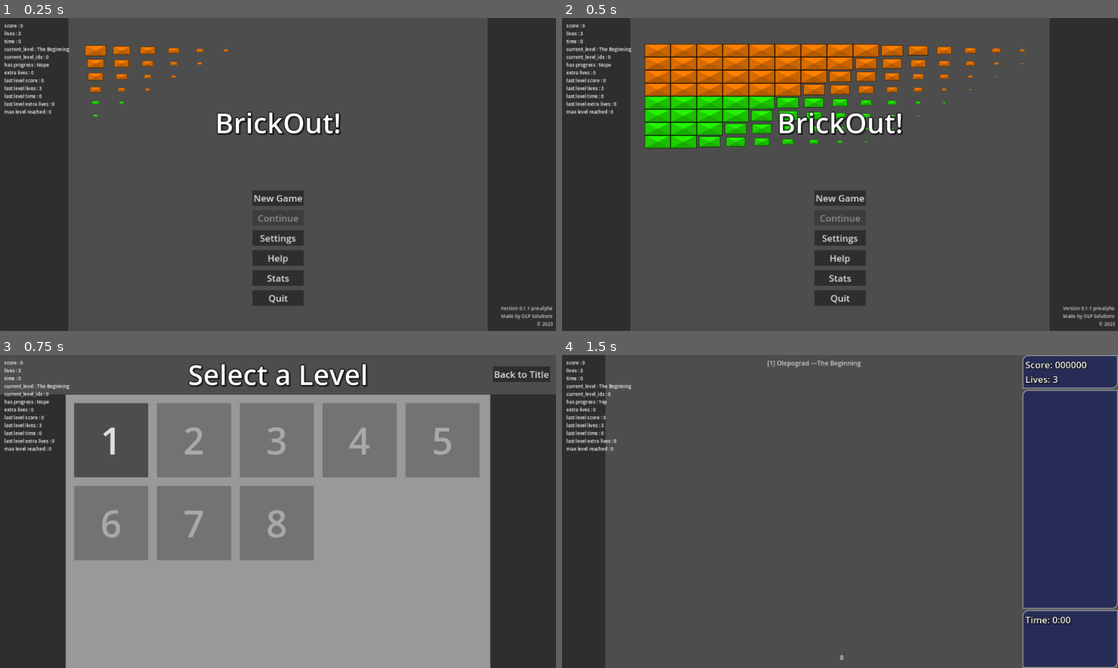
Above: before the commit, frames 1-4 (two rows, left to right).
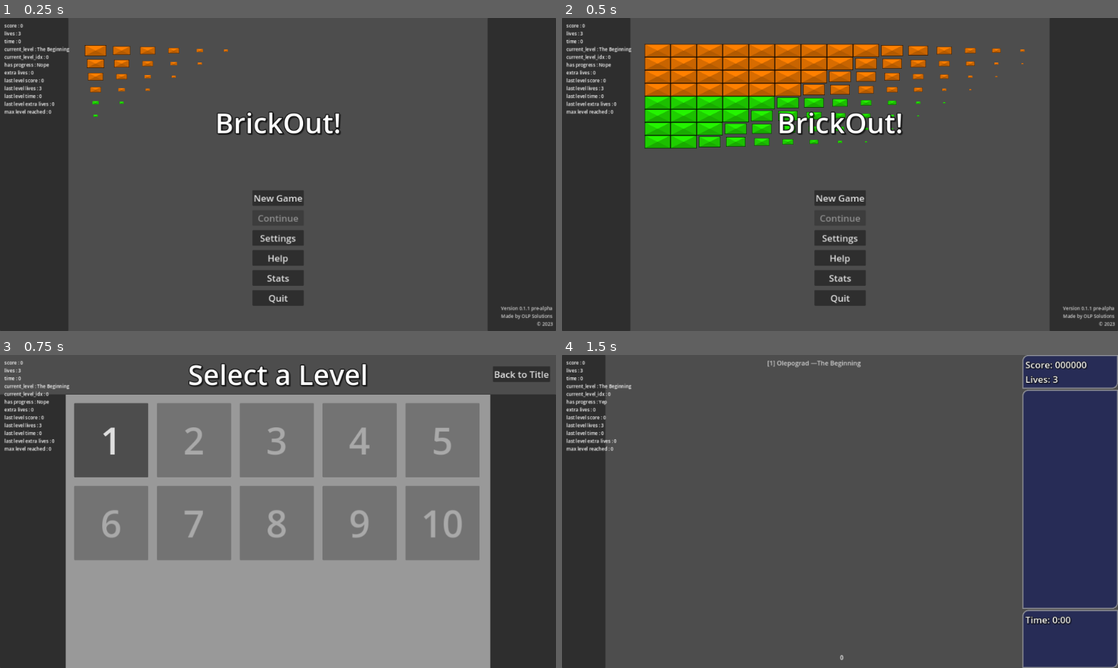
Above: after the commit, the same moments.

Repository: O-39889/brickout
Game: Godot game, scene res://scenes/title_screen.tscn
The game is run twice, just before and just after one commit, with the same random seed, the same clock (stepped at 60 frames per second) and the same inputs. The engine's default icon, where the game draws it, is replaced by a stand-in: a white triangle on a blue panel in a dark square.
Inputs:
- Up to frame 1 (0.25 s): no input
- Up to frame 2 (0.5 s): no input
- Up to frame 3 (0.75 s): click "New Game" at 0.5 s
- Up to frame 4 (1.5 s): click "1" at 1.25 s

Frames 1-2 are identical in both runs. In frame 3, 5.9% of the frame differs, in the area x 58-87%, y 41-66%; in frame 4, nothing differs.

Commit message:
Add some new levels idk?

Diff:
--- /dev/null
+++ b/scenes/levels_new/main_campaign/awawawa_2.tscn
@@ -0,0 +1,258 @@
+[gd_scene load_steps=9 format=3 uid="uid://dougqyuw1j16e"]
+
+[ext_resource type="PackedScene" uid="uid://cljyfysqemsgw" path="res://scenes/level.tscn" id="1_wqye5"]
+[ext_resource type="Script" path="res://scripts/main_level.gd" id="2_l6cgf"]
+[ext_resource type="PackedScene" uid="uid://c0pvsntagt4y6" path="res://scenes/level_components/ball_component.tscn" id="3_qhyny"]
+[ext_resource type="PackedScene" uid="uid://coqsjdil7pruh" path="res://scenes/level_components/brick_component.tscn" id="4_v3701"]
+[ext_resource type="PackedScene" uid="uid://blofikyc7x7vn" path="res://scenes/RegularBrick.tscn" id="5_66dif"]
+[ext_resource type="PackedScene" uid="uid://clcdnhk8jx7nc" path="res://scenes/super_unbreakable_brick.tscn" id="6_ead8t"]
+[ext_resource type="PackedScene" uid="uid://jeo4t2v7ja84" path="res://scenes/level_components/powerup_component.tscn" id="7_4tgnu"]
+
+[sub_resource type="LabelSettings" id="LabelSettings_kwewi"]
+font_size = 22
+font_color = Color(1, 1, 1, 0.752941)
+
+[node name="MainLevelGameplay" instance=ExtResource("1_wqye5")]
+script = ExtResource("2_l6cgf")
+level_name = "Oh come on, you seriously didn't think there wasn't going to be a level like this?"
+level_author = "Olepograd"
+allow_level_finish_powerup = true
+
+[node name="BallComponent" parent="." index="2" instance=ExtResource("3_qhyny")]
+metadata/_edit_lock_ = true
+
+[node name="BrickComponent" parent="." index="3" instance=ExtResource("4_v3701")]
+metadata/_edit_lock_ = true
+
+[node name="Brick" parent="BrickComponent" index="0" instance=ExtResource("5_66dif")]
+position = Vector2(540, 248)
+
+[node name="Brick2" parent="BrickComponent" index="1" instance=ExtResource("5_66dif")]
+position = Vector2(540, 293)
+
+[node name="Brick3" parent="BrickComponent" index="2" instance=ExtResource("5_66dif")]
+position = Vector2(630, 248)
+
+[node name="Brick58" parent="BrickComponent" index="3" instance=ExtResource("5_66dif")]
+position = Vector2(630, 203)
+color = 4
+
+[node name="Brick59" parent="BrickComponent" index="4" instance=ExtResource("5_66dif")]
+position = Vector2(630, 158)
+color = 4
+
+[node name="Brick60" parent="BrickComponent" index="5" instance=ExtResource("5_66dif")]
+position = Vector2(540, 113)
+color = 4
+
+[node name="Brick61" parent="BrickComponent" index="6" instance=ExtResource("5_66dif")]
+position = Vector2(810, 203)
+color = 4
+
+[node name="Brick62" parent="BrickComponent" index="7" instance=ExtResource("5_66dif")]
+position = Vector2(810, 158)
+color = 4
+
+[node name="Brick63" parent="BrickComponent" index="8" instance=ExtResource("5_66dif")]
+position = Vector2(900, 113)
+color = 4
+
+[node name="Brick4" parent="BrickComponent" index="9" instance=ExtResource("5_66dif")]
+position = Vector2(630, 293)
+
+[node name="Brick5" parent="BrickComponent" index="10" instance=ExtResource("5_66dif")]
+position = Vector2(720, 248)
+
+[node name="Brick6" parent="BrickComponent" index="11" instance=ExtResource("5_66dif")]
+position = Vector2(720, 293)
+
+[node name="Brick7" parent="BrickComponent" index="12" instance=ExtResource("5_66dif")]
+position = Vector2(810, 248)
+
+[node name="Brick8" parent="BrickComponent" index="13" instance=ExtResource("5_66dif")]
+position = Vector2(810, 293)
+
+[node name="Brick9" parent="BrickComponent" index="14" instance=ExtResource("5_66dif")]
+position = Vector2(900, 248)
+
+[node name="Brick10" parent="BrickComponent" index="15" instance=ExtResource("5_66dif")]
+position = Vector2(900, 293)
+
+[node name="Brick13" parent="BrickComponent" index="16" instance=ExtResource("5_66dif")]
+position = Vector2(540, 428)
+
+[node name="Brick14" parent="BrickComponent" index="17" instance=ExtResource("5_66dif")]
+position = Vector2(540, 473)
+
+[node name="Brick17" parent="BrickComponent" index="18" instance=ExtResource("5_66dif")]
+position = Vector2(630, 428)
+
+[node name="Brick18" parent="BrickComponent" index="19" instance=ExtResource("5_66dif")]
+position = Vector2(630, 473)
+
+[node name="Brick25" parent="BrickComponent" index="20" instance=ExtResource("5_66dif")]
+position = Vector2(720, 428)
+
+[node name="Brick26" parent="BrickComponent" index="21" instance=ExtResource("5_66dif")]
+position = Vector2(720, 473)
+
+[node name="Brick31" parent="BrickComponent" index="22" instance=ExtResource("5_66dif")]
+position = Vector2(990, 428)
+
+[node name="Brick32" parent="BrickComponent" index="23" instance=ExtResource("5_66dif")]
+position = Vector2(990, 473)
+
+[node name="Brick37" parent="BrickComponent" index="24" instance=ExtResource("5_66dif")]
+position = Vector2(1080, 428)
+
+[node name="Brick38" parent="BrickComponent" index="25" instance=ExtResource("5_66dif")]
+position = Vector2(1080, 473)
+
+[node name="Brick33" parent="BrickComponent" index="26" instance=ExtResource("5_66dif")]
+position = Vector2(360, 428)
+
+[node name="Brick34" parent="BrickComponent" index="27" instance=ExtResource("5_66dif")]
+position = Vector2(360, 473)
+
+[node name="Brick35" parent="BrickComponent" index="28" instance=ExtResource("5_66dif")]
+position = Vector2(450, 428)
+
+[node name="Brick36" parent="BrickComponent" index="29" instance=ExtResource("5_66dif")]
+position = Vector2(450, 473)
+
+[node name="Brick27" parent="BrickComponent" index="30" instance=ExtResource("5_66dif")]
+position = Vector2(810, 428)
+
+[node name="Brick28" parent="BrickComponent" index="31" instance=ExtResource("5_66dif")]
+position = Vector2(810, 473)
+
+[node name="Brick55" parent="BrickComponent" index="32" instance=ExtResource("5_66dif")]
+position = Vector2(810, 518)
+protected_sides = 4
+
+[node name="Brick56" parent="BrickComponent" index="33" instance=ExtResource("5_66dif")]
+position = Vector2(720, 518)
+protected_sides = 4
+
+[node name="Brick57" parent="BrickComponent" index="34" instance=ExtResource("5_66dif")]
+position = Vector2(630, 518)
+protected_sides = 4
+
+[node name="Brick29" parent="BrickComponent" index="35" instance=ExtResource("5_66dif")]
+position = Vector2(900, 428)
+
+[node name="Brick30" parent="BrickComponent" index="36" instance=ExtResource("5_66dif")]
+position = Vector2(900, 473)
+
+[node name="Brick11" parent="BrickComponent" index="37" instance=ExtResource("5_66dif")]
+position = Vector2(540, 338)
+
+[node name="Brick12" parent="BrickComponent" index="38" instance=ExtResource("5_66dif")]
+position = Vector2(540, 383)
+
+[node name="Brick15" parent="BrickComponent" index="39" instance=ExtResource("5_66dif")]
+position = Vector2(720, 338)
+
+[node name="Brick16" parent="BrickComponent" index="40" instance=ExtResource("5_66dif")]
+position = Vector2(720, 383)
+
+[node name="Brick19" parent="BrickComponent" index="41" instance=ExtResource("5_66dif")]
+position = Vector2(900, 338)
+
+[node name="Brick20" parent="BrickComponent" index="42" instance=ExtResource("5_66dif")]
+position = Vector2(900, 383)
+
+[node name="Brick21" parent="BrickComponent" index="43" instance=ExtResource("5_66dif")]
+position = Vector2(990, 338)
+
+[node name="Brick22" parent="BrickComponent" index="44" instance=ExtResource("5_66dif")]
+position = Vector2(990, 383)
+
+[node name="Brick39" parent="BrickComponent" index="45" instance=ExtResource("5_66dif")]
+position = Vector2(1080, 608)
+
+[node name="Brick40" parent="BrickComponent" index="46" instance=ExtResource("5_66dif")]
+position = Vector2(1080, 518)
+
+[node name="Brick41" parent="BrickComponent" index="47" instance=ExtResource("5_66dif")]
+position = Vector2(1080, 563)
+
+[node name="Brick45" parent="BrickComponent" index="48" instance=ExtResource("5_66dif")]
+position = Vector2(900, 608)
+protected_sides = 14
+
+[node name="Brick46" parent="BrickComponent" index="49" instance=ExtResource("5_66dif")]
+position = Vector2(900, 518)
+protected_sides = 2
+
+[node name="Brick47" parent="BrickComponent" index="50" instance=ExtResource("5_66dif")]
+position = Vector2(900, 563)
+protected_sides = 10
+
+[node name="Brick48" parent="BrickComponent" index="51" instance=ExtResource("5_66dif")]
+position = Vector2(540, 608)
+protected_sides = 14
+
+[node name="Brick49" parent="BrickComponent" index="52" instance=ExtResource("5_66dif")]
+position = Vector2(540, 518)
+protected_sides = 8
+
+[node name="Brick50" parent="BrickComponent" index="53" instance=ExtResource("5_66dif")]
+position = Vector2(540, 563)
+protected_sides = 10
+
+[node name="Brick51" parent="BrickComponent" index="54" instance=ExtResource("5_66dif")]
+position = Vector2(630, 698)
+
+[node name="Brick52" parent="BrickComponent" index="55" instance=ExtResource("5_66dif")]
+position = Vector2(630, 653)
+
+[node name="Brick53" parent="BrickComponent" index="56" instance=ExtResource("5_66dif")]
+position = Vector2(810, 698)
+
+[node name="Brick54" parent="BrickComponent" index="57" instance=ExtResource("5_66dif")]
+position = Vector2(810, 653)
+
+[node name="Brick42" parent="BrickComponent" index="58" instance=ExtResource("5_66dif")]
+position = Vector2(360, 608)
+
+[node name="Brick43" parent="BrickComponent" index="59" instance=ExtResource("5_66dif")]
+position = Vector2(360, 518)
+
+[node name="Brick44" parent="BrickComponent" index="60" instance=ExtResource("5_66dif")]
+position = Vector2(360, 563)
+
+[node name="Brick23" parent="BrickComponent" index="61" instance=ExtResource("5_66dif")]
+position = Vector2(450, 338)
+
+[node name="Brick24" parent="BrickComponent" index="62" instance=ExtResource("5_66dif")]
+position = Vector2(450, 383)
+
+[node name="SuperUnbreakableBrick" parent="BrickComponent" index="63" instance=ExtResource("6_ead8t")]
+position = Vector2(630, 338)
+
+[node name="SuperUnbreakableBrick2" parent="BrickComponent" index="64" instance=ExtResource("6_ead8t")]
+position = Vector2(630, 383)
+
+[node name="SuperUnbreakableBrick3" parent="BrickComponent" index="65" instance=ExtResource("6_ead8t")]
+position = Vector2(810, 383)
+
+[node name="SuperUnbreakableBrick4" parent="BrickComponent" index="66" instance=ExtResource("6_ead8t")]
+position = Vector2(810, 338)
+
+[node name="PowerupComponent" parent="." index="4" instance=ExtResource("7_4tgnu")]
+metadata/_edit_lock_ = true
+
+[node name="CanvasLayer" type="CanvasLayer" parent="." index="5"]
+
+[node name="LevelAuthorName" type="Label" parent="CanvasLayer" index="0"]
+unique_name_in_owner = true
+anchors_preset = 5
+anchor_left = 0.5
+anchor_right = 0.5
+offset_top = 12.0
+grow_horizontal = 2
+text = "Author Name — Level Name"
+label_settings = SubResource("LabelSettings_kwewi")
+horizontal_alignment = 1
+metadata/_edit_lock_ = true
--- a/scenes/levels_new/main_campaign/reinforced_2.tscn
+++ b/scenes/levels_new/main_campaign/reinforced_2.tscn
@@ -1,10 +1,12 @@
-[gd_scene load_steps=7 format=3 uid="uid://dvu5qfbgsbgbx"]
+[gd_scene load_steps=9 format=3 uid="uid://dvu5qfbgsbgbx"]
 
 [ext_resource type="PackedScene" uid="uid://cljyfysqemsgw" path="res://scenes/level.tscn" id="1_ox4qi"]
 [ext_resource type="Script" path="res://scripts/main_level.gd" id="2_4mmp4"]
 [ext_resource type="PackedScene" uid="uid://c0pvsntagt4y6" path="res://scenes/level_components/ball_component.tscn" id="3_mma0u"]
 [ext_resource type="PackedScene" uid="uid://coqsjdil7pruh" path="res://scenes/level_components/brick_component.tscn" id="4_daehn"]
+[ext_resource type="PackedScene" uid="uid://blofikyc7x7vn" path="res://scenes/RegularBrick.tscn" id="5_f8iks"]
 [ext_resource type="PackedScene" uid="uid://jeo4t2v7ja84" path="res://scenes/level_components/powerup_component.tscn" id="6_6arp6"]
+[ext_resource type="PackedScene" uid="uid://blefa03mpdv8b" path="res://scenes/unbreakable_brick.tscn" id="6_ilrul"]
 
 [sub_resource type="LabelSettings" id="LabelSettings_kwewi"]
 font_size = 22
@@ -22,6 +24,318 @@
 
 [node name="BrickComponent" parent="." index="3" instance=ExtResource("4_daehn")]
 metadata/_edit_lock_ = true
+
+[node name="Brick" parent="BrickComponent" index="0" instance=ExtResource("5_f8iks")]
+position = Vector2(765, 608)
+color = 3
+protected_sides = 4
+
+[node name="Brick2" parent="BrickComponent" index="1" instance=ExtResource("5_f8iks")]
+position = Vector2(855, 608)
+color = 3
+protected_sides = 4
+
+[node name="Brick3" parent="BrickComponent" index="2" instance=ExtResource("5_f8iks")]
+position = Vector2(675, 608)
+color = 3
+protected_sides = 4
+
+[node name="Brick4" parent="BrickComponent" index="3" instance=ExtResource("5_f8iks")]
+position = Vector2(585, 608)
+color = 3
+protected_sides = 4
+
+[node name="Brick6" parent="BrickComponent" index="4" instance=ExtResource("5_f8iks")]
+position = Vector2(495, 608)
+color = 3
+protected_sides = 4
+
+[node name="Brick17" parent="BrickComponent" index="5" instance=ExtResource("5_f8iks")]
+position = Vector2(405, 608)
+is_shimmering = true
+color = 2
+protected_sides = 12
+
+[node name="Brick21" parent="BrickComponent" index="6" instance=ExtResource("5_f8iks")]
+position = Vector2(585, 248)
+color = 2
+protected_sides = 3
+
+[node name="Brick23" parent="BrickComponent" index="7" instance=ExtResource("5_f8iks")]
+position = Vector2(945, 248)
+color = 2
+protected_sides = 1
+
+[node name="Brick24" parent="BrickComponent" index="8" instance=ExtResource("5_f8iks")]
+position = Vector2(495, 248)
+color = 2
+protected_sides = 1
+
+[node name="Brick22" parent="BrickComponent" index="9" instance=ExtResource("5_f8iks")]
+position = Vector2(855, 248)
+color = 2
+protected_sides = 9
+
+[node name="Brick25" parent="BrickComponent" index="10" instance=ExtResource("5_f8iks")]
+position = Vector2(765, 248)
+color = 5
+
+[node name="Brick26" parent="BrickComponent" index="11" instance=ExtResource("5_f8iks")]
+position = Vector2(675, 248)
+color = 5
+
+[node name="Brick27" parent="BrickComponent" index="12" instance=ExtResource("5_f8iks")]
+position = Vector2(675, 293)
+is_shimmering = true
+color = 2
+
+[node name="Brick29" parent="BrickComponent" index="13" instance=ExtResource("5_f8iks")]
+position = Vector2(765, 293)
+is_shimmering = true
+color = 2
+
+[node name="Brick28" parent="BrickComponent" index="14" instance=ExtResource("5_f8iks")]
+position = Vector2(585, 293)
+color = 2
+
+[node name="Brick30" parent="BrickComponent" index="15" instance=ExtResource("5_f8iks")]
+position = Vector2(945, 293)
+color = 2
+
+[node name="Brick68" parent="BrickComponent" index="16" instance=ExtResource("5_f8iks")]
+position = Vector2(855, 293)
+color = 2
+
+[node name="Brick31" parent="BrickComponent" index="17" instance=ExtResource("5_f8iks")]
+position = Vector2(495, 293)
+color = 2
+
+[node name="Brick32" parent="BrickComponent" index="18" instance=ExtResource("5_f8iks")]
+position = Vector2(495, 338)
+color = 3
+
+[node name="Brick33" parent="BrickComponent" index="19" instance=ExtResource("5_f8iks")]
+position = Vector2(585, 383)
+color = 3
+
+[node name="Brick34" parent="BrickComponent" index="20" instance=ExtResource("5_f8iks")]
+position = Vector2(675, 428)
+color = 3
+
+[node name="Brick43" parent="BrickComponent" index="21" instance=ExtResource("5_f8iks")]
+position = Vector2(675, 338)
+color = 3
+
+[node name="Brick45" parent="BrickComponent" index="22" instance=ExtResource("5_f8iks")]
+position = Vector2(585, 473)
+color = 3
+
+[node name="Brick46" parent="BrickComponent" index="23" instance=ExtResource("5_f8iks")]
+position = Vector2(495, 518)
+color = 3
+
+[node name="Brick47" parent="BrickComponent" index="24" instance=ExtResource("5_f8iks")]
+position = Vector2(585, 563)
+color = 3
+
+[node name="Brick48" parent="BrickComponent" index="25" instance=ExtResource("5_f8iks")]
+position = Vector2(675, 518)
+color = 3
+
+[node name="Brick49" parent="BrickComponent" index="26" instance=ExtResource("5_f8iks")]
+position = Vector2(765, 563)
+color = 3
+
+[node name="Brick50" parent="BrickComponent" index="27" instance=ExtResource("5_f8iks")]
+position = Vector2(855, 563)
+color = 2
+
+[node name="Brick51" parent="BrickComponent" index="28" instance=ExtResource("5_f8iks")]
+position = Vector2(945, 518)
+color = 2
+
+[node name="Brick52" parent="BrickComponent" index="29" instance=ExtResource("5_f8iks")]
+position = Vector2(855, 473)
+color = 2
+
+[node name="Brick53" parent="BrickComponent" index="30" instance=ExtResource("5_f8iks")]
+position = Vector2(945, 428)
+color = 2
+
+[node name="Brick54" parent="BrickComponent" index="31" instance=ExtResource("5_f8iks")]
+position = Vector2(855, 383)
+color = 2
+
+[node name="Brick55" parent="BrickComponent" index="32" instance=ExtResource("5_f8iks")]
+position = Vector2(945, 338)
+color = 2
+
+[node name="Brick56" parent="BrickComponent" index="33" instance=ExtResource("5_f8iks")]
+position = Vector2(675, 383)
+color = 2
+
+[node name="Brick57" parent="BrickComponent" index="34" instance=ExtResource("5_f8iks")]
+position = Vector2(765, 338)
+color = 2
+
+[node name="Brick58" parent="BrickComponent" index="35" instance=ExtResource("5_f8iks")]
+position = Vector2(675, 473)
+color = 2
+
+[node name="Brick59" parent="BrickComponent" index="36" instance=ExtResource("5_f8iks")]
+position = Vector2(765, 428)
+color = 2
+
+[node name="Brick60" parent="BrickComponent" index="37" instance=ExtResource("5_f8iks")]
+position = Vector2(675, 563)
+color = 2
+
+[node name="Brick61" parent="BrickComponent" index="38" instance=ExtResource("5_f8iks")]
+position = Vector2(765, 518)
+color = 2
+
+[node name="Brick62" parent="BrickComponent" index="39" instance=ExtResource("5_f8iks")]
+position = Vector2(495, 563)
+color = 2
+
+[node name="Brick63" parent="BrickComponent" index="40" instance=ExtResource("5_f8iks")]
+position = Vector2(585, 518)
+color = 2
+
+[node name="Brick64" parent="BrickComponent" index="41" instance=ExtResource("5_f8iks")]
+position = Vector2(495, 473)
+color = 2
+
+[node name="Brick65" parent="BrickComponent" index="42" instance=ExtResource("5_f8iks")]
+position = Vector2(585, 428)
+color = 2
+
+[node name="Brick66" parent="BrickComponent" index="43" instance=ExtResource("5_f8iks")]
+position = Vector2(495, 383)
+color = 2
+
+[node name="Brick67" parent="BrickComponent" index="44" instance=ExtResource("5_f8iks")]
+position = Vector2(585, 338)
+color = 2
+
+[node name="Brick35" parent="BrickComponent" index="45" instance=ExtResource("5_f8iks")]
+position = Vector2(765, 473)
+color = 3
+
+[node name="Brick36" parent="BrickComponent" index="46" instance=ExtResource("5_f8iks")]
+position = Vector2(855, 518)
+color = 3
+
+[node name="Brick37" parent="BrickComponent" index="47" instance=ExtResource("5_f8iks")]
+position = Vector2(945, 563)
+color = 3
+
+[node name="Brick38" parent="BrickComponent" index="48" instance=ExtResource("5_f8iks")]
+position = Vector2(945, 473)
+color = 3
+
+[node name="Brick39" parent="BrickComponent" index="49" instance=ExtResource("5_f8iks")]
+position = Vector2(855, 428)
+color = 3
+
+[node name="Brick40" parent="BrickComponent" index="50" instance=ExtResource("5_f8iks")]
+position = Vector2(945, 383)
+color = 3
+
+[node name="Brick41" parent="BrickComponent" index="51" instance=ExtResource("5_f8iks")]
+position = Vector2(855, 338)
+color = 3
+
+[node name="Brick42" parent="BrickComponent" index="52" instance=ExtResource("5_f8iks")]
+position = Vector2(765, 383)
+color = 3
+
+[node name="Brick44" parent="BrickComponent" index="53" instance=ExtResource("5_f8iks")]
+position = Vector2(495, 428)
+color = 3
+
+[node name="Brick18" parent="BrickComponent" index="54" instance=ExtResource("5_f8iks")]
+position = Vector2(1035, 608)
+is_shimmering = true
+color = 2
+protected_sides = 6
+
+[node name="Brick5" parent="BrickComponent" index="55" instance=ExtResource("5_f8iks")]
+position = Vector2(945, 608)
+color = 3
+protected_sides = 4
+
+[node name="Brick7" parent="BrickComponent" index="56" instance=ExtResource("5_f8iks")]
+position = Vector2(1035, 563)
+color = 3
+protected_sides = 2
+
+[node name="Brick8" parent="BrickComponent" index="57" instance=ExtResource("5_f8iks")]
+position = Vector2(1035, 518)
+color = 3
+protected_sides = 2
+
+[node name="Brick9" parent="BrickComponent" index="58" instance=ExtResource("5_f8iks")]
+position = Vector2(1035, 473)
+color = 3
+protected_sides = 2
+
+[node name="Brick10" parent="BrickComponent" index="59" instance=ExtResource("5_f8iks")]
+position = Vector2(1035, 428)
+color = 3
+protected_sides = 2
+
+[node name="Brick11" parent="BrickComponent" index="60" instance=ExtResource("5_f8iks")]
+position = Vector2(1035, 383)
+color = 3
+protected_sides = 2
+
+[node name="Brick19" parent="BrickComponent" index="61" instance=ExtResource("5_f8iks")]
+position = Vector2(1035, 338)
+color = 3
+protected_sides = 2
+
+[node name="Brick12" parent="BrickComponent" index="62" instance=ExtResource("5_f8iks")]
+position = Vector2(405, 563)
+color = 3
+protected_sides = 8
+
+[node name="Brick13" parent="BrickComponent" index="63" instance=ExtResource("5_f8iks")]
+position = Vector2(405, 518)
+color = 3
+protected_sides = 8
+
+[node name="Brick14" parent="BrickComponent" index="64" instance=ExtResource("5_f8iks")]
+position = Vector2(405, 473)
+color = 3
+protected_sides = 8
+
+[node name="Brick15" parent="BrickComponent" index="65" instance=ExtResource("5_f8iks")]
+position = Vector2(405, 428)
+color = 3
+protected_sides = 8
+
+[node name="Brick16" parent="BrickComponent" index="66" instance=ExtResource("5_f8iks")]
+position = Vector2(405, 383)
+color = 3
+protected_sides = 8
+
+[node name="Brick20" parent="BrickComponent" index="67" instance=ExtResource("5_f8iks")]
+position = Vector2(405, 338)
+color = 3
+protected_sides = 8
+
+[node name="UnbreakableBrick2" parent="BrickComponent" index="68" instance=ExtResource("6_ilrul")]
+position = Vector2(405, 293)
+
+[node name="UnbreakableBrick4" parent="BrickComponent" index="69" instance=ExtResource("6_ilrul")]
+position = Vector2(405, 248)
+
+[node name="UnbreakableBrick5" parent="BrickComponent" index="70" instance=ExtResource("6_ilrul")]
+position = Vector2(1035, 248)
+
+[node name="UnbreakableBrick3" parent="BrickComponent" index="71" instance=ExtResource("6_ilrul")]
+position = Vector2(1035, 293)
 
 [node name="PowerupComponent" parent="." index="4" instance=ExtResource("6_6arp6")]
 metadata/_edit_lock_ = true
--- a/scenes/singletons/game_progression.tscn
+++ b/scenes/singletons/game_progression.tscn
@@ -5,4 +5,4 @@
 [node name="GameProgression" type="Node"]
 script = ExtResource("1_tj43e")
 main_campaign_dir = "res://scenes/levels_new/main_campaign"
-level_campaign = PackedStringArray("first_levle", "shimmer_intro", "will_come_up_with_the_name_later", "circlularos", "checkerboard", "reinforced_intro", "circle 2", "softlock")
+level_campaign = PackedStringArray("first_levle", "shimmer_intro", "will_come_up_with_the_name_later", "circlularos", "checkerboard", "reinforced_intro", "awawawa_2", "circle 2", "reinforced_2", "softlock")
